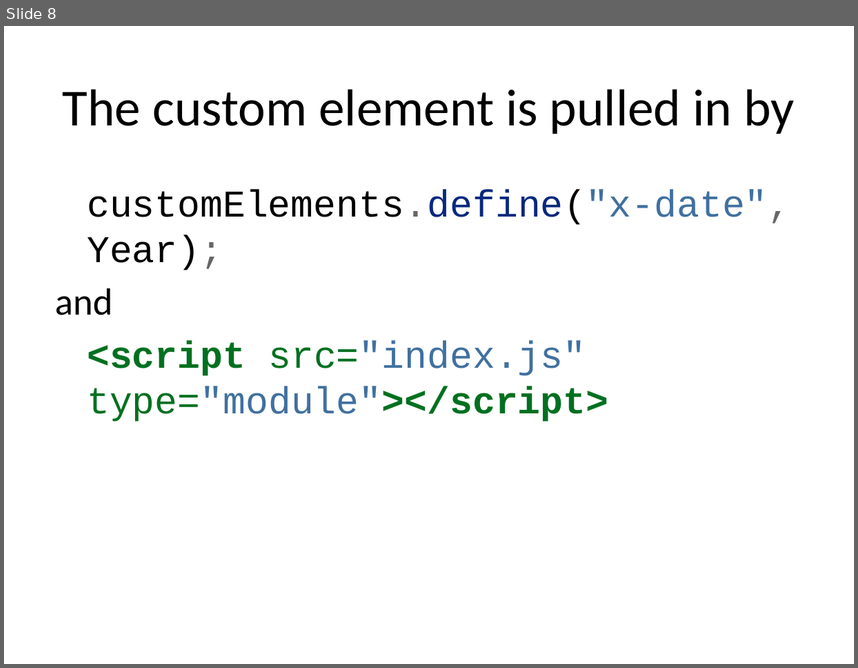
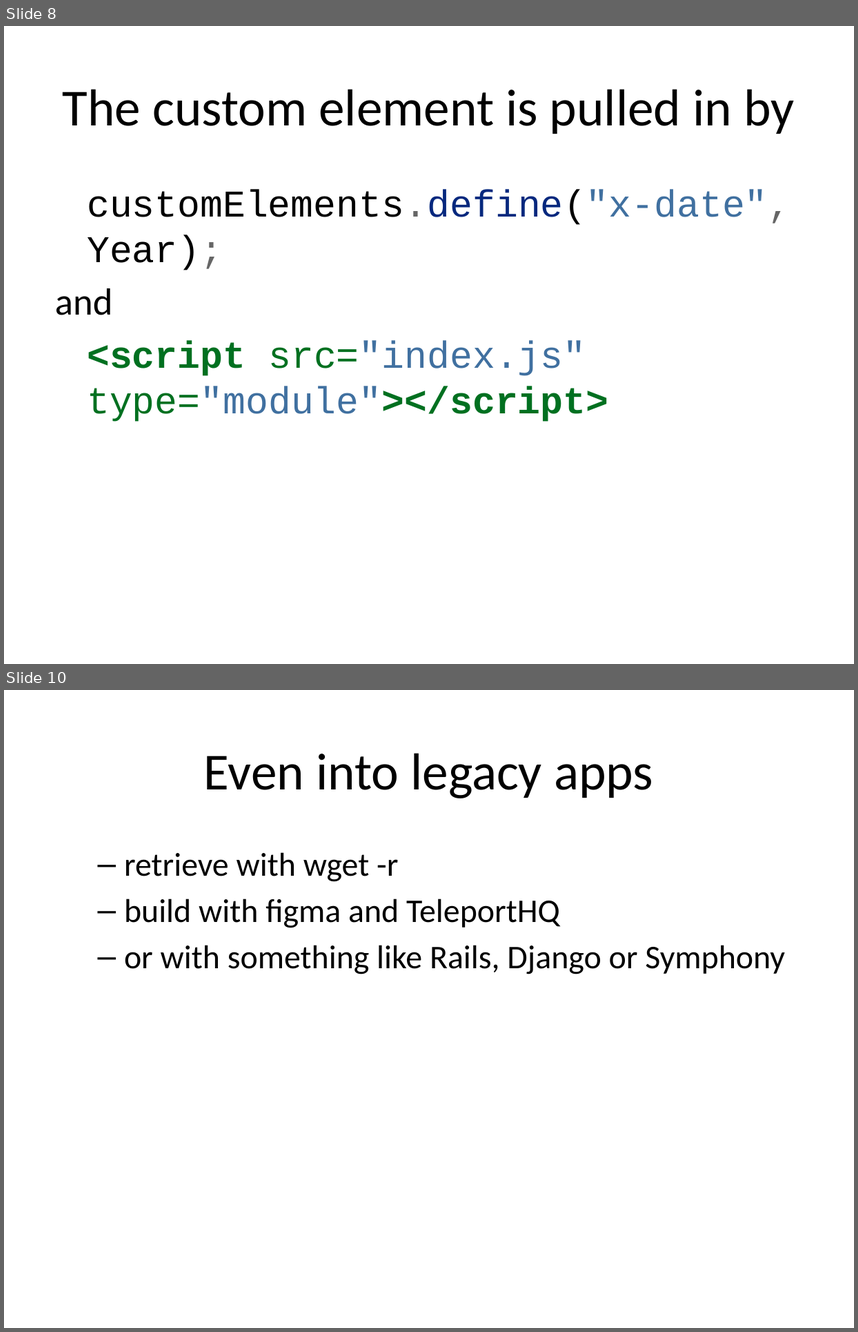
Before and after one commit to rhildred/INFO8985, a slide deck: microfrontend_instrumenting/slides.pptx. Shown one above the other, each under a label of ours: slide 8 before the commit, slides 8 and 10 after it; the slides between them are not shown. The pictures are 858x668 and 858x1332 pixels, drawn with LibreOffice and Linux fonts; fonts in the diff are those of the drawing. Boxes give left, top, right and bottom in pixels: in the first picture for what was removed or moved away, otherwise in the second. Text is boxed around its words. In the diff, an @@ line names an element or a change of style, - is before the commit and + after.

```diff
--- a/microfrontend_instrumenting/slides.pptx
+++ b/microfrontend_instrumenting/slides.pptx
@@ slide 10 added at (4,690,854,1328), background #FFFFFF @@
@@ title added at (204,753,653,798), 44 pt, text #000000 @@
+Even into legacy apps
@@ text added at (124,852,785,974), 28 pt, text #000000 @@
+  – retrieve with wget -r
+  – build with figma and TeleportHQ
+  – or with something like Rails, Django or Symphony
```
Also in this commit, not shown: 5 other slides added, 11 other files.
